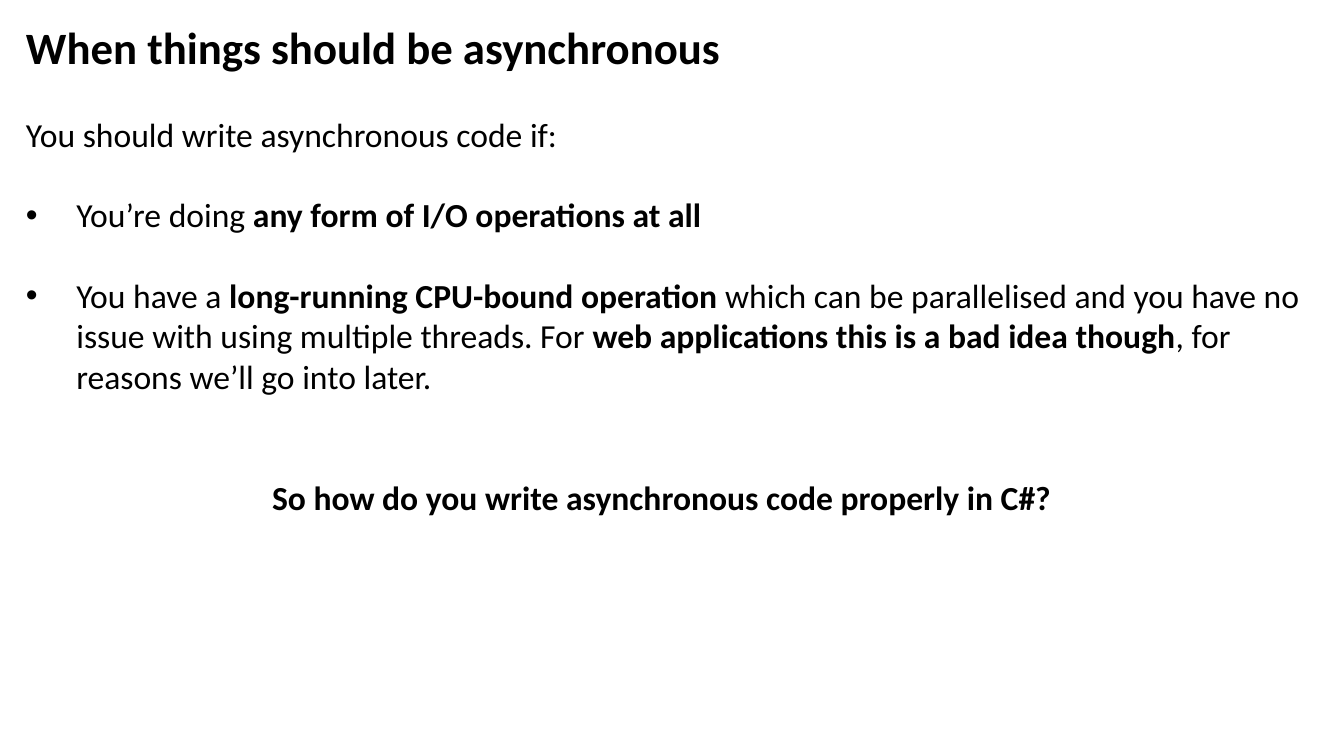
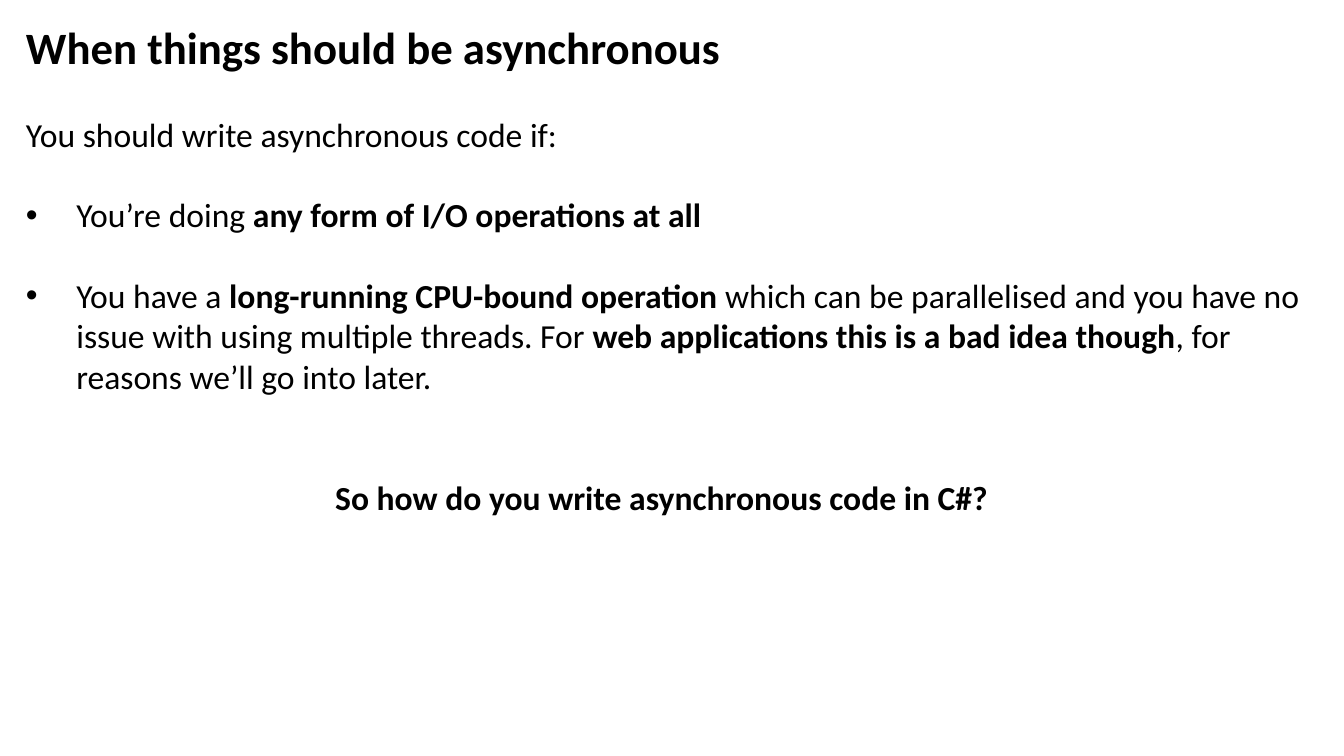
Before and after one commit to JoshKain/AsyncAwaitQuiz, a slide deck: slide 8 of Async and await presentation.pptx. Drawn at 1344x756 pixels with LibreOffice and Linux fonts; fonts in the diff are those of the drawing. Boxes give left, top, right and bottom in pixels: in the first picture for what was removed or moved away, otherwise in the second. Text is boxed around its words. In the diff, an @@ line names an element or a change of style, - is before the commit and + after.

```diff
--- a/Async and await presentation.pptx
+++ b/Async and await presentation.pptx
@@ text at (335,486,988,516): text changed @@
-So how do you write asynchronous code properly in C#?
+So how do you write asynchronous code in C#?
```
Also in this commit, not shown: 1 other slide changed.
